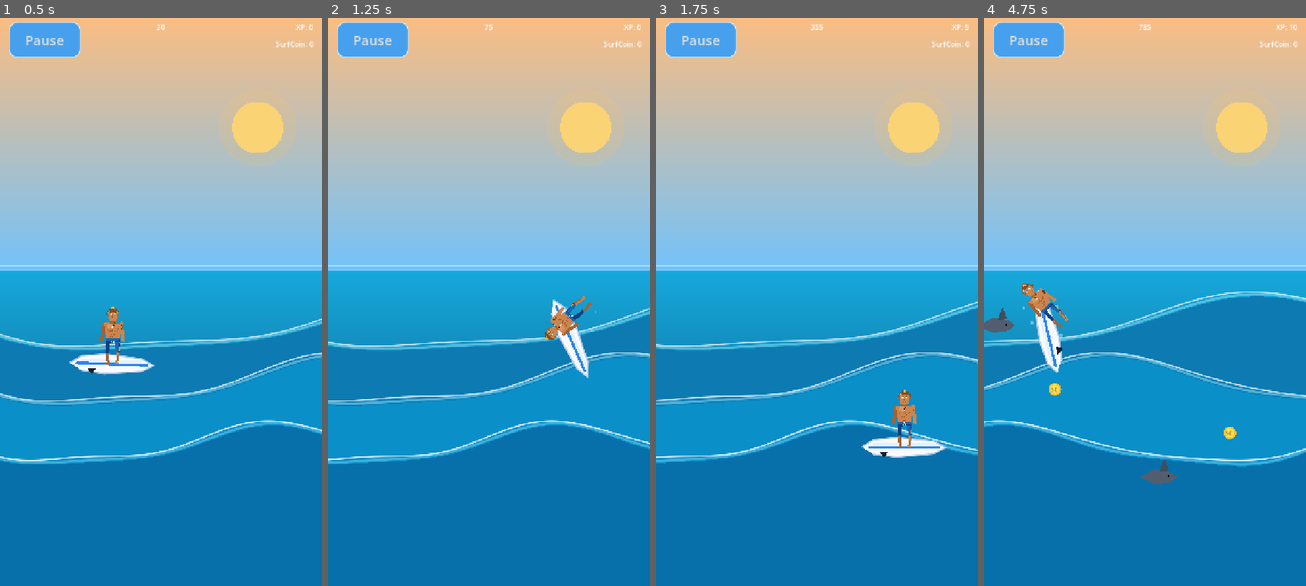
Above: before the commit, frames 1-4 (left to right).
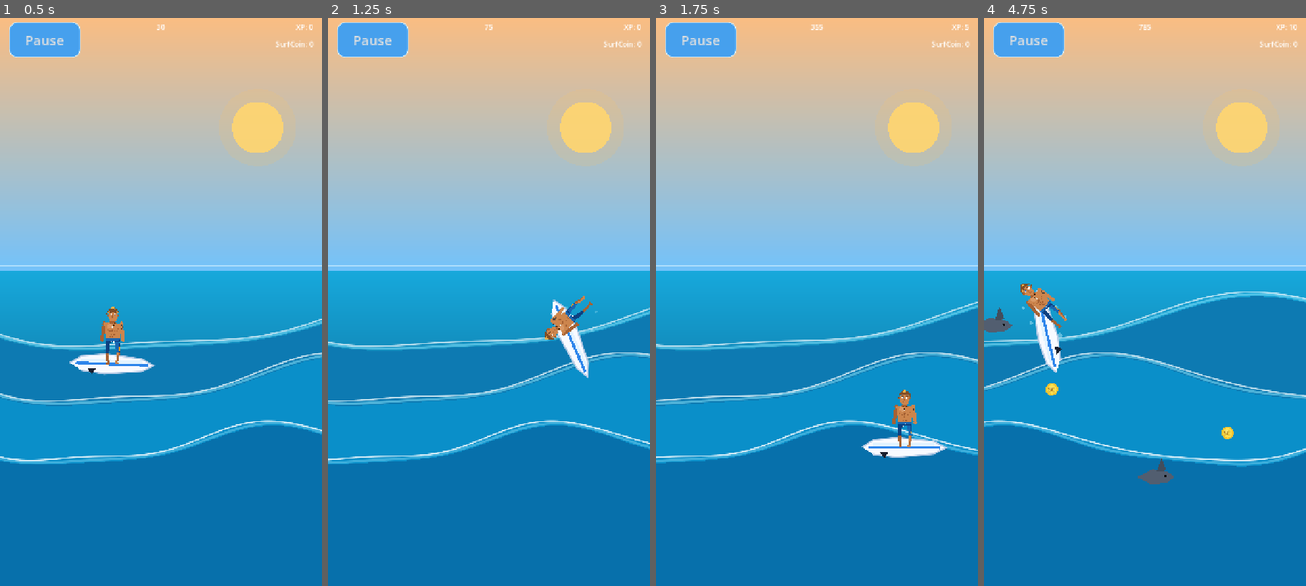
Above: after the commit, the same moments.

Repository: ClemL06/SurfGame
Game: Godot game, scene res://scenes/game/GameLevel.tscn
The game is run twice, just before and just after one commit, with the same random seed, the same clock (stepped at 60 frames per second) and the same inputs. This scene is started directly instead of the project's main scene.
Inputs (mouse positions are in pixels of both pictures, inside the frame that each line leads up to):
- Up to frame 1 (0.5 s): no input
- Up to frame 2 (1.25 s): tap Enter (ui_accept) at 0.5, 0.77 s; move the mouse to (559, 273) at 0.52 s; hold Right (ui_right) from 0.53 s (still down); click (559, 273) at 0.67 s
- Up to frame 3 (1.75 s): move the mouse to (752, 330) at 1.27 s; release Right (ui_right) at 1.28 s; hold Down (ui_down) from 1.28 s (still down); tap Enter (ui_accept) at 1.52 s
- Up to frame 4 (4.75 s): move the mouse to (1177, 171) at 2.02 s; release Down (ui_down) at 2.03 s; hold Right (ui_right) 2.03-2.78 s; move the mouse to (1128, 415) at 2.77 s; hold Up (ui_up) 2.78-3.53 s; click (1128, 415) at 2.92 s; tap Enter (ui_accept) at 3.02, 3.77, 4.52 s; move the mouse to (1241, 387) at 3.52 s; hold Left (ui_left) from 3.53 s (still down); move the mouse to (1048, 211) at 4.27 s

Frame 1 is identical in both runs. In frame 2, less than 0.1% of the frame differs, in the area x 67-84%, y 49-63%; in frame 3, less than 0.1%; in frame 4, 0.7%, in the area x 0-79%, y 46-83%.

Commit message:
accélération au fur et à mesure du temps

Diff:
--- a/nouveau-projet-de-jeu/scripts/game/game_level.gd
+++ b/nouveau-projet-de-jeu/scripts/game/game_level.gd
@@ -72,8 +72,8 @@
 	_collect_coins()
 	_update_rewards(delta)
 
-	# Score simple (temps). Toi peut remplacer par distance plus tard.
-	score += int(60.0 * delta)
+	# Score : accélère légèrement avec la difficulté pour récompenser la durée.
+	score += int(60.0 * (1.0 + _difficulty() * 0.8) * delta)
 	hud.set_score(score)
 
 func _update_rewards(delta: float) -> void:
@@ -133,10 +133,17 @@
 	_draw_obstacles()
 	_draw_coins()
 
+# Retourne un facteur entre 0.0 et ~1.0 qui augmente très lentement.
+# À 5 min ≈ 0.50 | À 10 min ≈ 0.67 | À 20 min ≈ 0.80 | À 30 min ≈ 0.86
+func _difficulty() -> float:
+	return 1.0 - 1.0 / (1.0 + surf_time / 300.0)
+
 func _update_surfer_controls(delta: float) -> void:
 	var size := get_viewport_rect().size
 	var direction := Input.get_vector("ui_left", "ui_right", "ui_up", "ui_down")
-	surfer_velocity = direction * surfer_speed * GameManager.controls_sensitivity
+	# Le joueur accélère légèrement pour rester manœuvrable malgré les obstacles plus rapides.
+	var move_speed := surfer_speed * (1.0 + _difficulty() * 0.35) * GameManager.controls_sensitivity
+	surfer_velocity = direction * move_speed
 	surfer_position += surfer_velocity * delta
 
 	# Le surfeur reste dans la zone d'eau.
@@ -198,7 +205,9 @@
 	if obstacle_spawn_timer >= obstacle_spawn_interval:
 		obstacle_spawn_timer = 0.0
 		_spawn_obstacle(size)
-		obstacle_spawn_interval = randf_range(1.0, 1.9)
+		# L'intervalle se réduit progressivement : à df=0.5 → ÷1.6 | à df=0.8 → ÷2.0
+		var base_interval := randf_range(1.0, 1.9) / (1.0 + _difficulty() * 1.2)
+		obstacle_spawn_interval = maxf(base_interval, 0.45)
 
 	for obstacle in obstacles:
 		var pos: Vector2 = obstacle["position"]
@@ -235,7 +244,7 @@
 	coins.append({
 		"position": pos,
 		"radius": 14.0,
-		"speed": randf_range(185.0, 285.0),
+		"speed": randf_range(185.0, 285.0) * (1.0 + _difficulty() * 1.4),
 		"phase": randf() * TAU,
 		"bob_amp": randf_range(10.0, 24.0),
 		"bob_speed": randf_range(2.2, 4.1)
@@ -247,12 +256,14 @@
 	var water_max_y := size.y * 0.84
 	var pos := Vector2(size.x + randf_range(80.0, 220.0), randf_range(water_min_y, water_max_y))
 
+	var speed_mult := 1.0 + _difficulty() * 1.4
+
 	if obstacle_type == "shark":
 		obstacles.append({
 			"type": "shark",
 			"position": pos,
 			"radius": 22.0,
-			"speed": randf_range(230.0, 340.0),
+			"speed": randf_range(230.0, 340.0) * speed_mult,
 			"phase": randf() * TAU,
 			"bob_amp": randf_range(12.0, 20.0),
 			"bob_speed": randf_range(2.0, 3.4)
@@ -262,7 +273,7 @@
 			"type": "jellyfish",
 			"position": pos,
 			"radius": 18.0,
-			"speed": randf_range(170.0, 250.0),
+			"speed": randf_range(170.0, 250.0) * speed_mult,
 			"phase": randf() * TAU,
 			"bob_amp": randf_range(20.0, 36.0),
 			"bob_speed": randf_range(2.4, 4.0)
